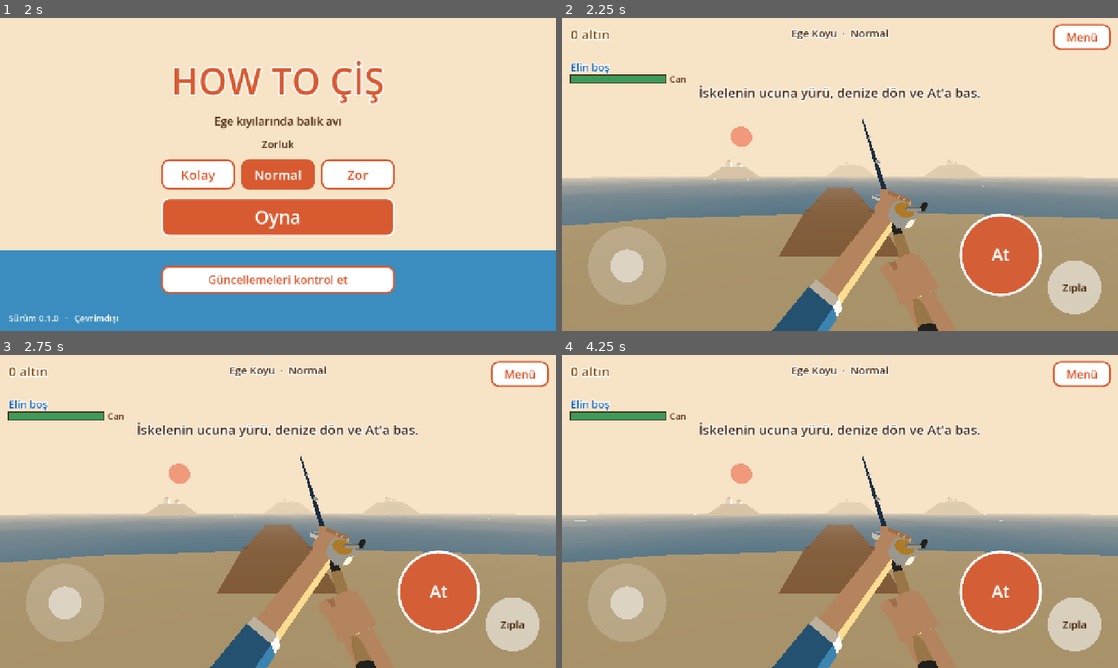
Above: before the commit, frames 1-4 (two rows, left to right).
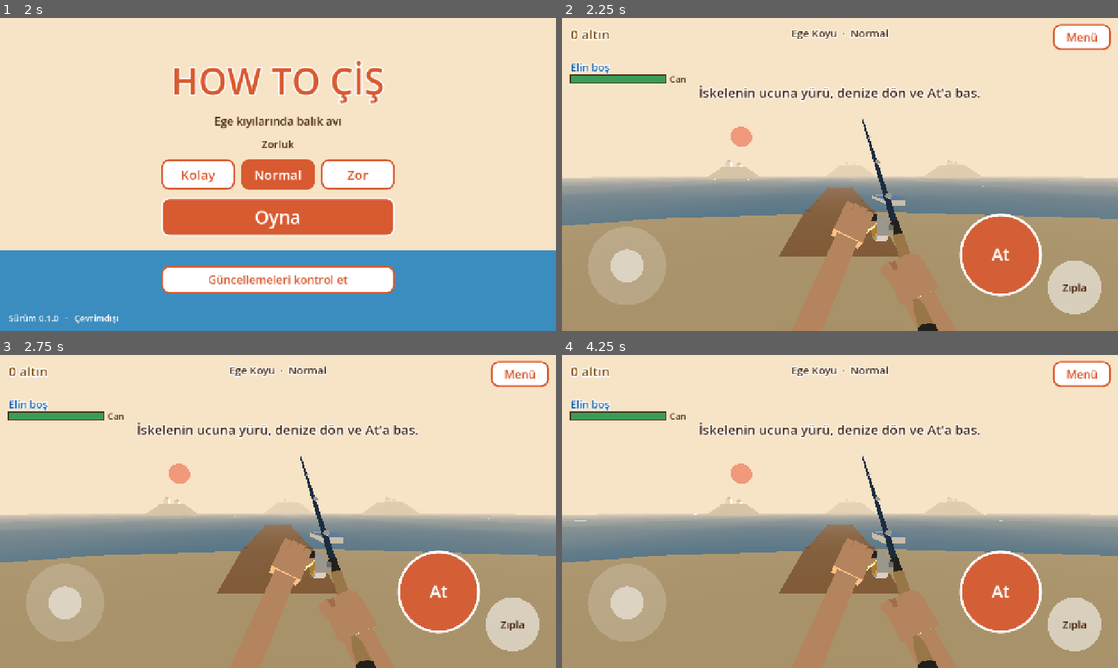
Above: after the commit, the same moments.

Repository: ozguryilmazz/howtocis
Game: Godot game, scene res://scenes/main_menu.tscn
Two runs of this game, one before a commit and one after it. Both use one fixed random seed, a clock stepped at 60 frames per second and the inputs below.
Inputs:
- Up to frame 1 (2 s): click "Normal" at 0.5 s; click "Normal" at 1.25 s
- Up to frame 2 (2.25 s): click "Oyna" at 2 s
- Up to frame 3 (2.75 s): no input
- Up to frame 4 (4.25 s): click "Menü" at 2.75 s; click "Oyna" at 3.5 s

Frame 1 is identical in both runs. In frame 2, 3.3% of the frame differs, in the area x 37-66%, y 54-100%; in frame 3, 3.3%; in frame 4, 3.3%.

Commit message:
Fener Balığı (glb model), yan makara, yandaki tutuş kartı
- Fener Balığı standart tür olarak eklendi; models/anglerfish.glb modelini
  kullanır: asılıyken ve yerde Out_Of_Water (çırpınma), ölünce Death animasyonu
- Model dosyalı türler için genel destek (ölçek, yön, parlak ve vuruş parlaması)
- Makara oltanın sol yanında; sol el makara kolunu tutar
- Tutuş bilgi kartı küçüldü ve sol kenara taşındı, el ile balığı kapatmıyor
- BALIK_TUR ile test sırasında tür seçilebilir

Co-Authored-By: Claude Opus 5.5 <noreply@anthropic.com>

Diff:
--- a/scripts/creatures.gd
+++ b/scripts/creatures.gd
@@ -3,6 +3,8 @@
 ## Sayılar bu oyuna özeldir: base = temel fiyat (altın), hp = yumruk sayısı,
 ## pull = misinayı çekme gücü (0..1), weight = ne sık geldiği.
 
+## shape "model" olan türler kendi 3B model dosyasını (glb) ve animasyonlarını kullanır.
+## model_len: modelin ölçeksiz boyu (m); balık boyuna göre ölçeklenir.
 const SPECIES := {
 	"istavrit": {"name": "İstavrit", "base": 8, "hp": 1, "pull": 0.25, "weight": 30, "cm": 18,
 		"body": "8FB3C9", "fin": "4E7A96", "shape": "fish"},
@@ -12,6 +14,10 @@
 		"body": "D9D4C4", "fin": "C9A227", "shape": "round"},
 	"barbunya": {"name": "Barbunya", "base": 22, "hp": 2, "pull": 0.45, "weight": 12, "cm": 20,
 		"body": "E07A5F", "fin": "F2CC8F", "shape": "fish"},
+	"fener": {"name": "Fener Balığı", "base": 30, "hp": 3, "pull": 0.5, "weight": 14, "cm": 45,
+		"body": "5A2A1E", "fin": "A8A27A", "shape": "model",
+		"model": "res://models/anglerfish.glb", "model_len": 5.5,
+		"anim_flop": "Fish_Armature|Out_Of_Water", "anim_die": "Fish_Armature|Death"},
 	"levrek": {"name": "Levrek", "base": 28, "hp": 3, "pull": 0.55, "weight": 9, "cm": 45,
 		"body": "A7B4AE", "fin": "4F5D57", "shape": "fish"},
 	"murekkep": {"name": "Mürekkep Balığı", "base": 38, "hp": 3, "pull": 0.6, "weight": 5, "cm": 35,
--- a/scripts/fish.gd
+++ b/scripts/fish.gd
@@ -44,6 +44,10 @@
 var _label: Label3D
 var _mats: Array[ShaderMaterial] = []
 var _inked := false
+## Model dosyalı türler için
+var _anim: AnimationPlayer = null
+var _model_meshes: Array = []
+var _flash_mat: StandardMaterial3D = null
 
 
 func setup(p_world: Node, p_player: Node3D, p_species: String, p_size: float, p_shiny: bool) -> void:
@@ -103,7 +107,9 @@
 		add_child(glow)
 	var L := length
 
-	if info["shape"] == "squid":
+	if info["shape"] == "model":
+		_build_model(L)
+	elif info["shape"] == "squid":
 		var mantle := CylinderMesh.new()
 		mantle.top_radius = 0.0
 		mantle.bottom_radius = L * 0.22
@@ -172,6 +178,51 @@
 	_spin = Vector3(randf_range(-5, 5), randf_range(-3, 3), randf_range(-6, 6))
 
 
+## glb modelini yükler: boyu ayarlar, burnu -Z'ye çevirir, çırpınma animasyonunu başlatır.
+func _build_model(L: float) -> void:
+	var scene: PackedScene = load(str(info["model"]))
+	var m: Node3D = scene.instantiate()
+	var s := L / float(info.get("model_len", 1.0))
+	m.scale = Vector3.ONE * s
+	m.rotation.y = PI  # modelin burnu +Z'de, bizim balıklarımız -Z'ye bakar
+	_visual.add_child(m)
+	for mi in m.find_children("*", "MeshInstance3D", true, false):
+		_model_meshes.append(mi)
+		mi.cast_shadow = GeometryInstance3D.SHADOW_CASTING_SETTING_ON
+	if shiny:
+		var gold := StandardMaterial3D.new()
+		gold.albedo_color = Color(1.0, 0.8, 0.25, 0.55)
+		gold.transparency = BaseMaterial3D.TRANSPARENCY_ALPHA
+		gold.shading_mode = BaseMaterial3D.SHADING_MODE_UNSHADED
+		for mi in _model_meshes:
+			mi.material_overlay = gold
+	_anim = m.find_child("AnimationPlayer", true, false)
+	if _anim and _anim.has_animation(str(info.get("anim_flop", ""))):
+		_anim.get_animation(str(info["anim_flop"])).loop_mode = Animation.LOOP_LINEAR
+		_anim.play(str(info["anim_flop"]))
+
+
+func _play_death() -> void:
+	if _anim and _anim.has_animation(str(info.get("anim_die", ""))):
+		_anim.play(str(info["anim_die"]))
+
+
+func _flash_model(on: bool) -> void:
+	if _model_meshes.is_empty():
+		return
+	if _flash_mat == null:
+		_flash_mat = StandardMaterial3D.new()
+		_flash_mat.albedo_color = Color(1, 1, 1, 0.8)
+		_flash_mat.transparency = BaseMaterial3D.TRANSPARENCY_ALPHA
+		_flash_mat.shading_mode = BaseMaterial3D.SHADING_MODE_UNSHADED
+	for mi in _model_meshes:
+		if on:
+			mi.set_meta("ov", mi.material_overlay)
+			mi.material_overlay = _flash_mat
+		elif mi.has_meta("ov"):
+			mi.material_overlay = mi.get_meta("ov")
+
+
 func _update_label() -> void:
 	var pips := ""
 	for i in max_hp:
@@ -191,6 +242,8 @@
 		var on := _flash > 0.0
 		for m in _mats:
 			m.set_shader_parameter("albedo", Color.WHITE if on else m.get_meta("c", Color.WHITE))
+		if not on:
+			_flash_model(false)
 	match state:
 		"hang":
 			# Ağzından asılı: başı yukarıda, kuyruğu sağa sola çırpar.
@@ -268,6 +321,7 @@
 	hits += 1
 	hp -= damage
 	_flash = 0.12
+	_flash_model(true)
 	for m in _mats:
 		if not m.has_meta("c"):
 			m.set_meta("c", m.get_shader_parameter("albedo"))
@@ -279,6 +333,7 @@
 	if hp <= 0:
 		hp = 0
 		state = "dead"
+		_play_death()
 		_label.text = "Al"
 		_label.modulate = Color("D85A30")
 		_label.font_size = 56
@@ -294,6 +349,7 @@
 	state = "held"
 	velocity = Vector3.ZERO
 	_airborne = false
+	_play_death()
 	_label.visible = false
 	for c in get_children():
 		if c is OmniLight3D:
--- a/scripts/fishing.gd
+++ b/scripts/fishing.gd
@@ -121,8 +121,10 @@
 	var rh := HANDS.fist(false, 0.3)
 	_grip(rh, _rod.transform * Vector3(0, 0.12, 0), Vector3(0.35, -0.75, 0.55), axis)
 	cam.add_child(rh)
+	# Sol el makaranın kolunu tutar (makara oltanın sol yanında).
+	var knob: Node3D = built[2]
 	var lh := HANDS.fist(true, 0.3)
-	_grip(lh, _rod.transform * Vector3(0, 0.36, 0), Vector3(-0.6, -0.55, 0.55), axis)
+	_grip(lh, _rod.transform * knob.position + Vector3(-0.06, -0.025, 0.02), Vector3(-0.4, -0.75, 0.5), _rod.transform.basis.x)
 	cam.add_child(lh)
 	_rod_hands = [rh, lh]
 
@@ -271,6 +273,9 @@
 func _start_bite() -> void:
 	state = S.BITE
 	_species = C.roll_species(rng)
+	# Geliştirme: BALIK_TUR ile hep aynı tür gelir (test için).
+	if C.SPECIES.has(OS.get_environment("BALIK_TUR")):
+		_species = OS.get_environment("BALIK_TUR")
 	_timer = 1.0 * float(_diff["bite_window"])
 	hud.prompt("ÇEK!")
 	touch.set_action("ÇEK!", true, true)
--- a/scripts/fishing_hud.gd
+++ b/scripts/fishing_hud.gd
@@ -70,19 +70,17 @@
 	var sb := StyleBoxFlat.new()
 	sb.bg_color = Color("FFF8EC")
 	sb.border_color = TERRA
-	sb.set_border_width_all(5)
-	sb.set_corner_radius_all(18)
-	sb.content_margin_left = 34
-	sb.content_margin_right = 34
-	sb.content_margin_top = 20
-	sb.content_margin_bottom = 22
+	sb.set_border_width_all(4)
+	sb.set_corner_radius_all(14)
+	sb.content_margin_left = 20
+	sb.content_margin_right = 20
+	sb.content_margin_top = 12
+	sb.content_margin_bottom = 14
 	_card.add_theme_stylebox_override("panel", sb)
-	_card.anchor_left = 0.5
-	_card.anchor_right = 0.5
-	_card.anchor_top = 0.5
-	_card.anchor_bottom = 0.5
-	_card.grow_horizontal = Control.GROW_DIRECTION_BOTH
-	_card.grow_vertical = Control.GROW_DIRECTION_BOTH
+	# Kart sol kenarda durur: ortadaki el ve balığı kapatmaz.
+	_card.position = Vector2(20, 170)
+	_card.grow_horizontal = Control.GROW_DIRECTION_END
+	_card.grow_vertical = Control.GROW_DIRECTION_END
 	_card.mouse_filter = MOUSE_FILTER_IGNORE
 	_card.visible = false
 	add_child(_card)
@@ -149,21 +147,22 @@
 func show_catch(title: String, subtitle: String, lines: Array, show: float, value: int, shiny: bool) -> void:
 	for c in _card_text.get_children():
 		c.queue_free()
-	var t := _label(40, TERRA if not shiny else Color("B7791F"))
+	_card.size = Vector2.ZERO
+	var t := _label(30, TERRA if not shiny else Color("B7791F"))
 	t.text = ("✦ PARLAK ✦  " if shiny else "") + title
 	_card_text.add_child(t)
-	var s := _label(24, BROWN)
+	var s := _label(20, BROWN)
 	s.text = subtitle
 	_card_text.add_child(s)
 	for ln in lines:
-		var row := _label(26, Color("185FA5"))
+		var row := _label(20, Color("185FA5"))
 		row.text = "%s  %s" % [ln[0], ln[1]]
 		_card_text.add_child(row)
 	if lines.is_empty():
-		var none := _label(22, Color("7A6A55"))
+		var none := _label(17, Color("7A6A55"))
 		none.text = "Kafasına vur, tek vuruşta bitir: değeri katlanır!"
 		_card_text.add_child(none)
-	var total := _label(36, BROWN)
+	var total := _label(26, BROWN)
 	total.text = "Gösteri ×%s  →  %s altın" % [_fmt(show), Game.format_money(value)]
 	_card_text.add_child(total)
 	_card.visible = true
--- a/scripts/hands.gd
+++ b/scripts/hands.gd
@@ -72,7 +72,8 @@
 
 
 ## Olta: sap Y ekseni boyunca, uç y = length. Sap mantar, gövde lacivert, makara gümüş.
-## Döndürür: [kök düğüm, uç düğümü]
+## Makara oltanın sol yanındadır (-X); kolu dış yüzdedir.
+## Döndürür: [kök düğüm, uç düğümü, makara kolu topuzu]
 static func rod(length := 1.05) -> Array:
 	var r := Node3D.new()
 	# Mantar sap
@@ -81,13 +82,18 @@
 	# Makara yuvası ve makara (sapın altında)
 	cyl(r, 0.014, 0.014, 0.05, 6, Vector3(0, 0.29, 0), Vector3.ZERO, Color("2B2B2B"))
 	var reel := Node3D.new()
-	reel.position = Vector3(0, 0.29, 0.045)
+	reel.position = Vector3(-0.05, 0.29, 0)
 	r.add_child(reel)
-	box(reel, Vector3(0.012, 0.02, 0.04), Vector3(0, 0, -0.02), Vector3.ZERO, Color("8D949E"))
-	cyl(reel, 0.04, 0.04, 0.035, 10, Vector3(0, 0, 0.025), Vector3(90, 0, 0), Color("C9CED6"))
-	cyl(reel, 0.03, 0.03, 0.04, 10, Vector3(0, 0, 0.025), Vector3(90, 0, 0), Color("E2A93B"))
-	box(reel, Vector3(0.05, 0.008, 0.008), Vector3(0.03, 0, 0.05), Vector3.ZERO, Color("8D949E"))
-	cyl(reel, 0.008, 0.008, 0.025, 6, Vector3(0.055, 0, 0.06), Vector3(90, 0, 0), Color("2B2B2B"))
+	# Ayak (oltaya bağlanır), makara gövdesi ve ipek sarılı bobin; ekseni X boyunca
+	box(reel, Vector3(0.04, 0.02, 0.012), Vector3(0.025, 0, 0), Vector3.ZERO, Color("8D949E"))
+	cyl(reel, 0.04, 0.04, 0.035, 10, Vector3(-0.005, 0, 0), Vector3(0, 0, 90), Color("C9CED6"))
+	cyl(reel, 0.03, 0.03, 0.04, 10, Vector3(-0.005, 0, 0), Vector3(0, 0, 90), Color("E2A93B"))
+	# Kol: dış yüzde, ucunda topuz
+	box(reel, Vector3(0.008, 0.008, 0.055), Vector3(-0.028, 0, 0.025), Vector3.ZERO, Color("8D949E"))
+	cyl(reel, 0.009, 0.009, 0.03, 6, Vector3(-0.042, 0, 0.05), Vector3(0, 0, 90), Color("2B2B2B"))
+	var knob := Node3D.new()
+	knob.position = reel.position + Vector3(-0.045, 0, 0.05)
+	r.add_child(knob)
 	# Gövde: incelen lacivert çubuk
 	var blank_len := length - 0.32
 	cyl(r, 0.004, 0.011, blank_len, 6, Vector3(0, 0.32 + blank_len * 0.5, 0), Vector3.ZERO, Color("1F3A5F"))
@@ -99,4 +105,4 @@
 	var tip := Node3D.new()
 	tip.position = Vector3(0, length, 0.01)
 	r.add_child(tip)
-	return [r, tip]
+	return [r, tip, knob]
Binary file added: models/anglerfish.glb
Not shown, added: models/anglerfish.glb.import
